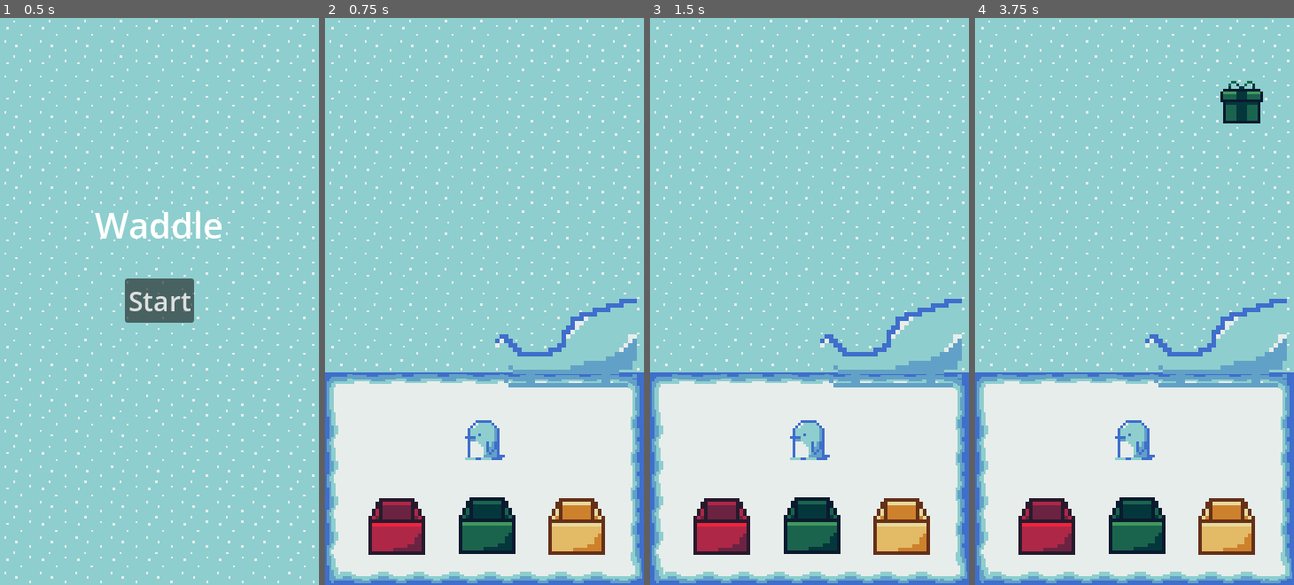
Above: before the commit, frames 1-4 (left to right).
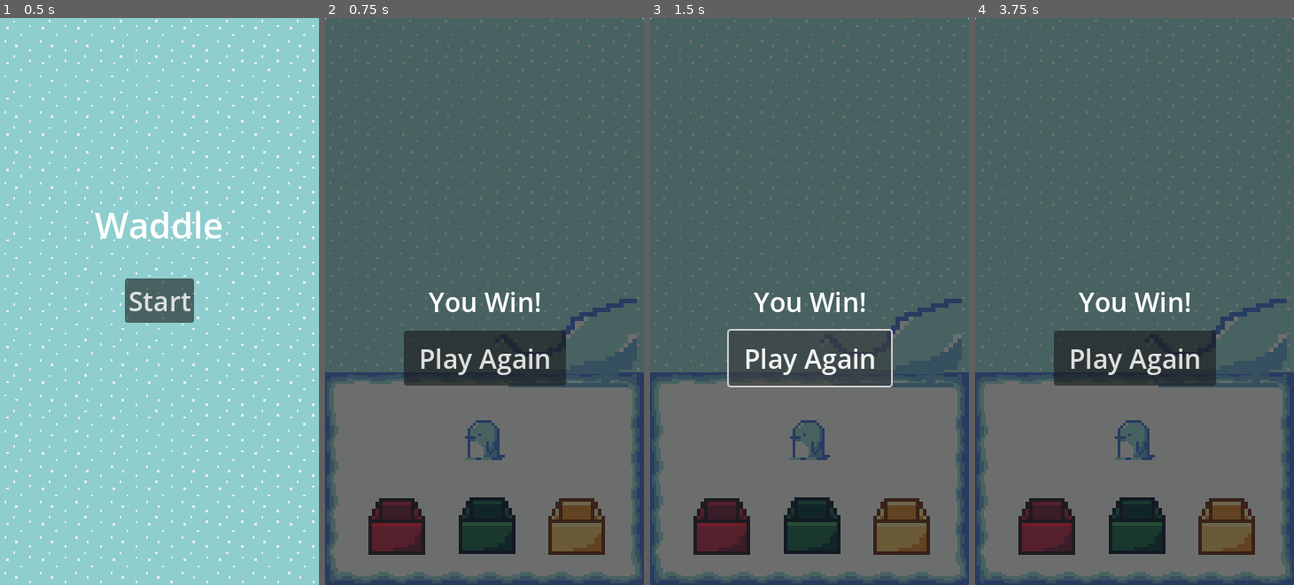
Above: after the commit, the same moments.

Repository: emilykrohn/Waddle
Game: Godot game, scene res://Scenes/main.tscn
The game is run twice, just before and just after one commit, with the same random seed, the same clock (stepped at 60 frames per second) and the same inputs. Sound files missing from this copy of the repository are replaced by a short silence.
Inputs (mouse positions are in pixels of both pictures, inside the frame that each line leads up to):
- Up to frame 1 (0.5 s): no input
- Up to frame 2 (0.75 s): click "Start" at 0.5 s
- Up to frame 3 (1.5 s): click (809, 358) at 1.25 s, where only the run after the commit has a clickable "Play Again"
- Up to frame 4 (3.75 s): click (1134, 358) at 2 s, where only the run after the commit has a clickable "Play Again"; click (1134, 358) at 2.75 s, where only the run after the commit has a clickable "Play Again"; click (1134, 301) at 3.5 s, where only the run after the commit has a clickable "Start"

Frame 1 is identical in both runs. In frame 2, 99% of the frame differs, in the area x 0-100%, y 0-100%; in frame 3, 99%; in frame 4, 99%.
Error after the commit: Attempt to call function 'play' in base 'null instance' on a null instance. (res://Scripts/main.gd:4)

Commit message:
Add button clicking sounds to title and win scene

Diff:
--- a/Scenes/main.tscn
+++ b/Scenes/main.tscn
@@ -13,6 +13,7 @@
 [ext_resource type="PackedScene" uid="uid://d0nophbuddjgi" path="res://Scenes/title_screen.tscn" id="10_hwps3"]
 [ext_resource type="Script" path="res://Scripts/title_screen.gd" id="11_hkwhu"]
 [ext_resource type="AudioStream" uid="uid://dn88jrwqruh7" path="res://Sounds/Ludum Dare 38 - Track 1.wav" id="12_aecek"]
+[ext_resource type="AudioStream" uid="uid://dtk1x526ar4tp" path="res://Sounds/Retro8.mp3" id="14_sxdix"]
 
 [sub_resource type="TileSetAtlasSource" id="TileSetAtlasSource_i55v1"]
 texture = ExtResource("1_eugpk")
@@ -118,7 +119,6 @@
 scale = Vector2(4, 4)
 
 [node name="WinScreen" type="Control" parent="World"]
-visible = false
 z_index = 1
 layout_mode = 3
 anchors_preset = 0
@@ -163,6 +163,9 @@
 theme_override_font_sizes/font_size = 30
 text = "Play Again"
 
+[node name="Timer" type="Timer" parent="World/WinScreen"]
+wait_time = 0.2
+
 [node name="TitleScreen" parent="." instance=ExtResource("10_hwps3")]
 unique_name_in_owner = true
 z_index = 2
@@ -212,12 +215,18 @@
 theme_override_font_sizes/font_size = 30
 text = "Start"
 
-[node name="AudioStreamPlayer2D" type="AudioStreamPlayer2D" parent="."]
+[node name="BackgroundMusic" type="AudioStreamPlayer2D" parent="."]
 stream = ExtResource("12_aecek")
+volume_db = -6.559
 autoplay = true
+
+[node name="ButtonSound" type="AudioStreamPlayer2D" parent="."]
+unique_name_in_owner = true
+stream = ExtResource("14_sxdix")
 
 [connection signal="timeout" from="World/PresentSpawnArea/Timer" to="World/PresentSpawnArea" method="_on_timer_timeout"]
 [connection signal="pressed" from="World/WinScreen/Button" to="World/WinScreen" method="_on_button_pressed"]
+[connection signal="timeout" from="World/WinScreen/Timer" to="World/WinScreen" method="_on_timer_timeout"]
 [connection signal="pressed" from="TitleScreen/Control/Button" to="World/Player" method="_on_button_pressed"]
 [connection signal="pressed" from="TitleScreen/Control/Button" to="TitleScreen" method="_on_button_pressed"]
-[connection signal="finished" from="AudioStreamPlayer2D" to="." method="_on_audio_stream_player_2d_finished"]
+[connection signal="finished" from="BackgroundMusic" to="." method="_on_audio_stream_player_2d_finished"]
--- a/Scripts/WinScreen.gd
+++ b/Scripts/WinScreen.gd
@@ -1,10 +1,17 @@
 extends Control
+
+var can_restart := false
 
 # Called every frame. 'delta' is the elapsed time since the previous frame.
 func _process(delta):
 	if $%Player.player_won:
 		visible = true
-
+	if can_restart:
+		get_tree().reload_current_scene()
 
 func _on_button_pressed():
-	get_tree().reload_current_scene()
+	$%ButtonSound.play()
+	$Timer.start()
+
+func _on_timer_timeout():
+	can_restart = true
--- a/Scripts/title_screen.gd
+++ b/Scripts/title_screen.gd
@@ -3,4 +3,5 @@
 
 
 func _on_button_pressed():
+	$%ButtonSound.play()
 	$%TitleScreen.visible = false
Not shown: 1 places in Scenes/main.tscn that only renumber resources
Not shown, added: Sounds/Retro8.mp3.import
Not shown, added: Sounds/Retro8.mp3
